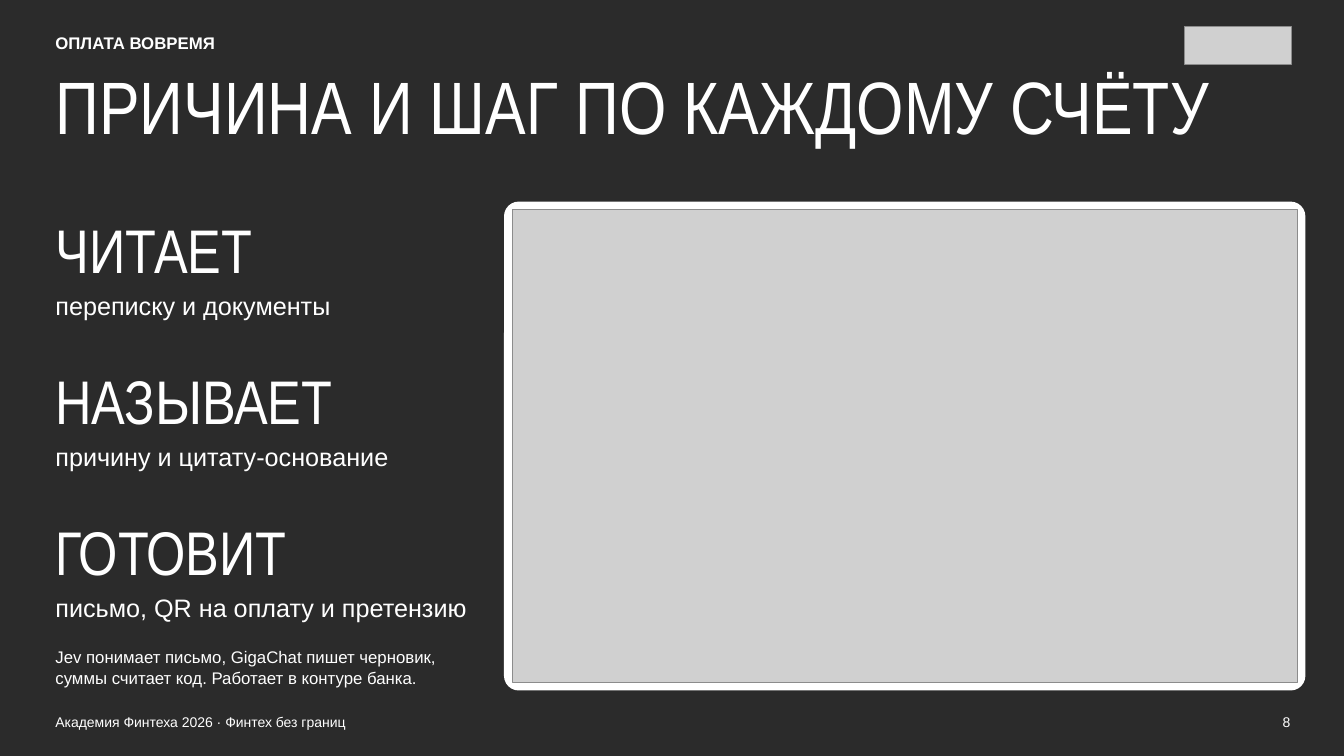
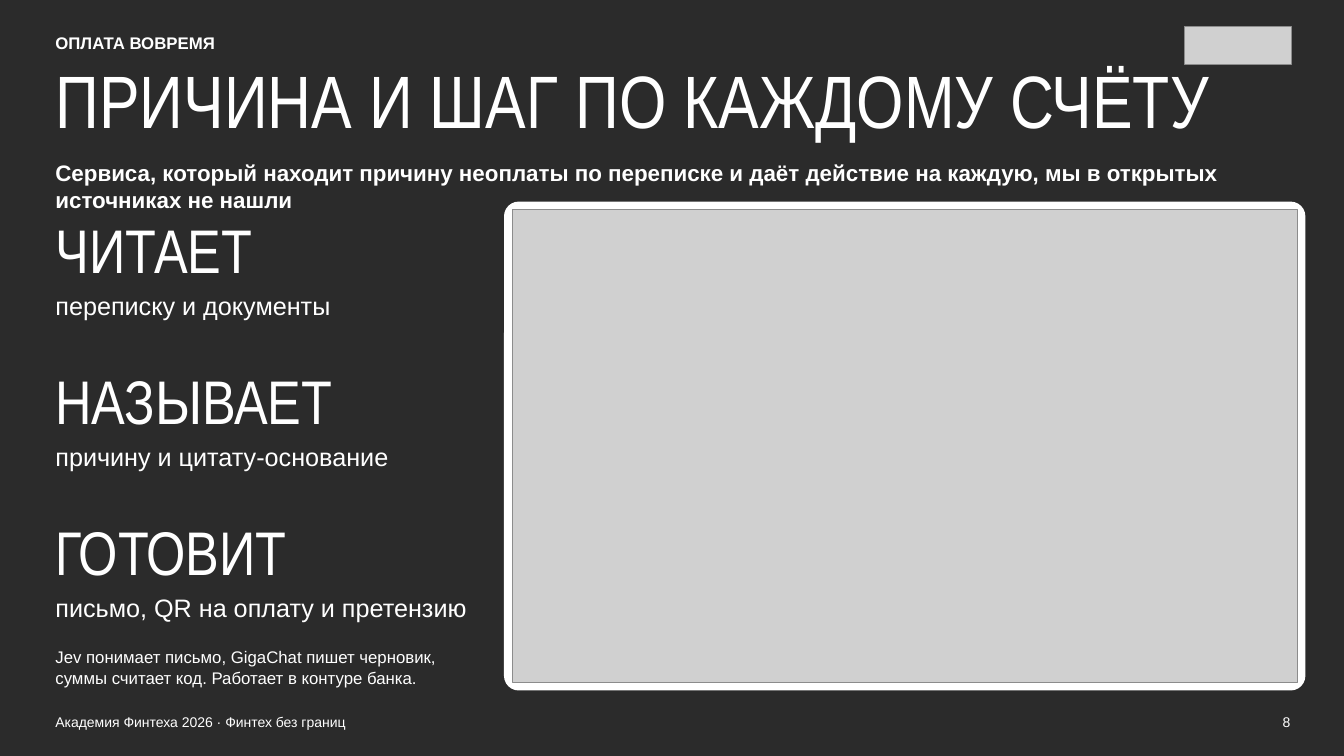
Before and after one commit to dementevma/oplata-vovremya, a slide deck: slide 8 of ПРЕЗЕНТАЦИЯ ОПЛАТА ВОВРЕМЯ.pptx. Drawn at 1344x756 pixels with LibreOffice and Linux fonts; fonts in the diff are those of the drawing; grey boxes stand for pictures; background and template pictures are left out; a plain dark background stands for a picture behind light text. Boxes give left, top, right and bottom in pixels: in the first picture for what was removed or moved away, otherwise in the second. Text is boxed around its words. In the diff, an @@ line names an element or a change of style, - is before the commit and + after.

```diff
--- a/ПРЕЗЕНТАЦИЯ ОПЛАТА ВОВРЕМЯ.pptx
+++ b/ПРЕЗЕНТАЦИЯ ОПЛАТА ВОВРЕМЯ.pptx
@@ text "ПРИЧИНА И ШАГ ПО КАЖДОМУ ...": place and size @@
-text "ПРИЧИНА И ШАГ ПО КАЖДОМУ ..." at (55,74,1208,148)
+text "ПРИЧИНА И ШАГ ПО КАЖДОМУ ..." at (55,68,1208,142)
@@ text added at (55,164,1217,209), 16 pt, text #FFFFFF, bold @@
+Сервиса, который находит причину неоплаты по переписке и даёт действие на каждую, мы в открытых источниках не нашли
```
Also in this commit, not shown: 3 other slides changed, 7 other files.
